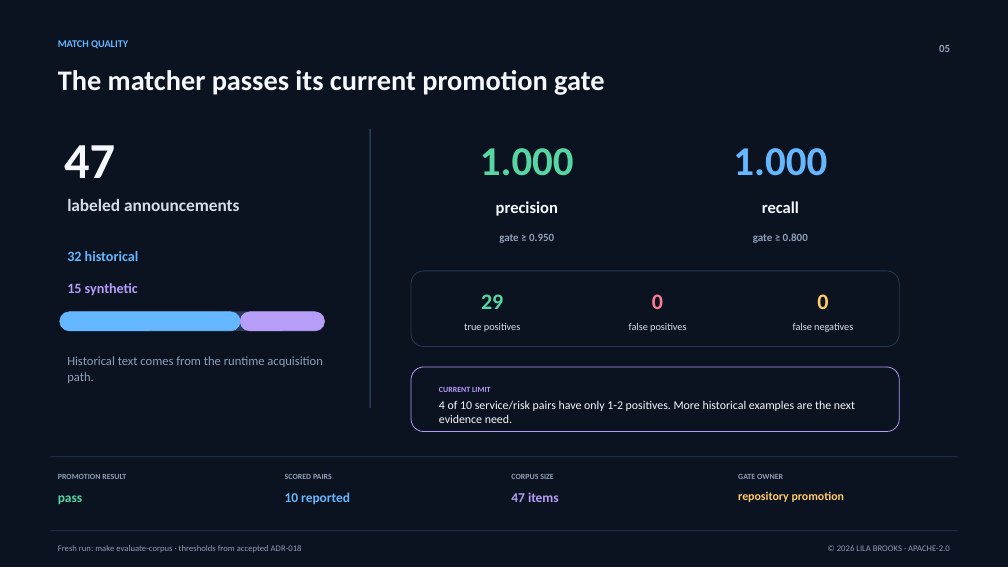
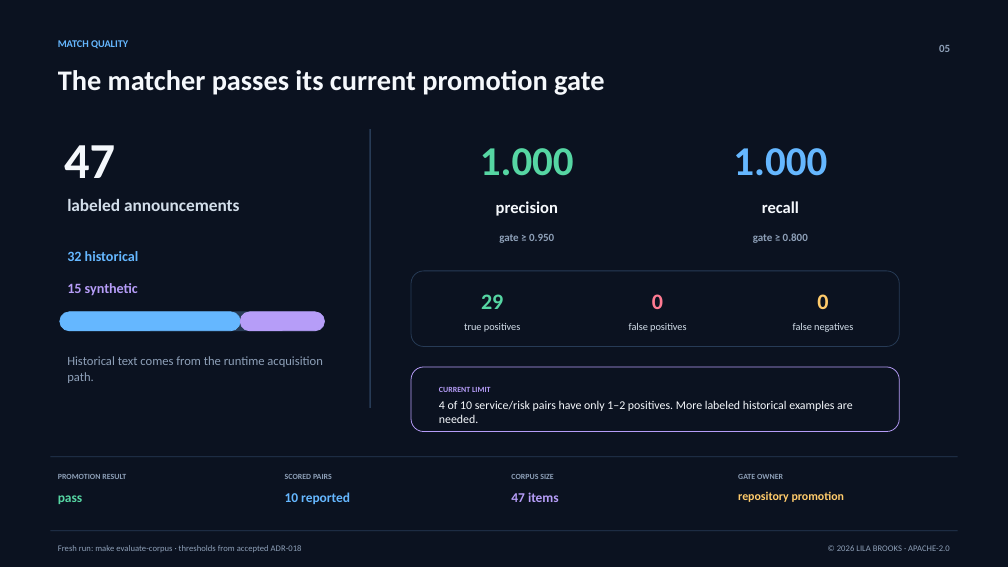
Before and after one commit to lilabrooks/aws-public-change-feed, a slide deck: slide 5 of site/media/mvp-evidence-v2/aws-public-change-alerting-mvp-evidence-v2.pptx. Drawn at 1008x567 pixels with LibreOffice and Linux fonts; fonts in the diff are those of the drawing. Boxes give left, top, right and bottom in pixels: in the first picture for what was removed or moved away, otherwise in the second. Text is boxed around its words. In the diff, an @@ line names an element or a change of style, - is before the commit and + after.

Commit message:
docs: replace abstract MVP language with concrete system behavior (#160)
Update the README, site, diagram, walkthrough, video, captions, deck, PDF, and governing prose to name the matched fields, AWS services, delivery states, and recorded results directly.\n\nThis is a documentation, site, and media change only. It does not change matcher configuration, runtime behavior, contracts, trust boundaries, or delivery guarantees, so no ADR or application-package rebuild is required. The corpus evaluator still reports 1.000 precision and 1.000 recall.

```diff
--- a/site/media/mvp-evidence-v2/aws-public-change-alerting-mvp-evidence-v2.pptx
+++ b/site/media/mvp-evidence-v2/aws-public-change-alerting-mvp-evidence-v2.pptx
@@ text at [439, 400, 853, 423]: text changed @@
-4 of 10 service/risk pairs have only 1-2 positives. More historical examples are the next evidence need.
+4 of 10 service/risk pairs have only 1–2 positives. More labeled historical examples are needed.
```
Also in this commit, not shown: 6 other slides changed, 23 other files.
